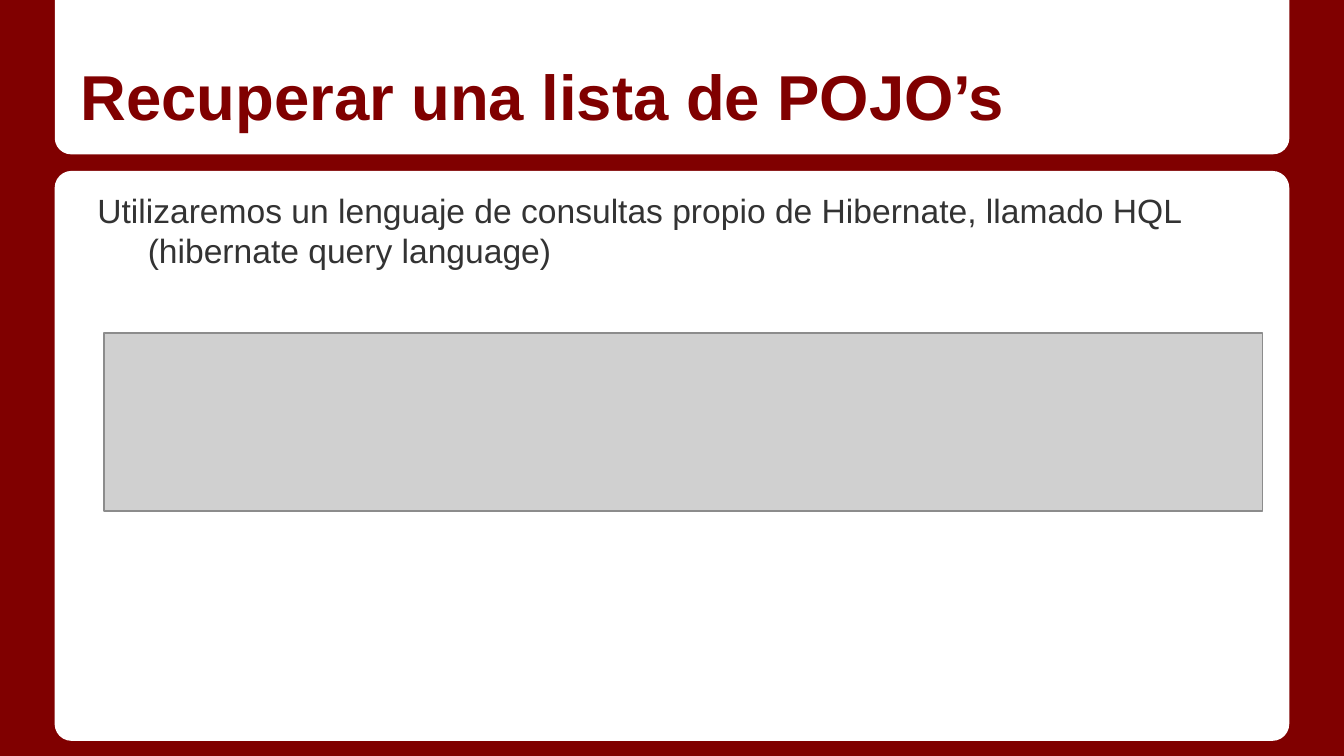
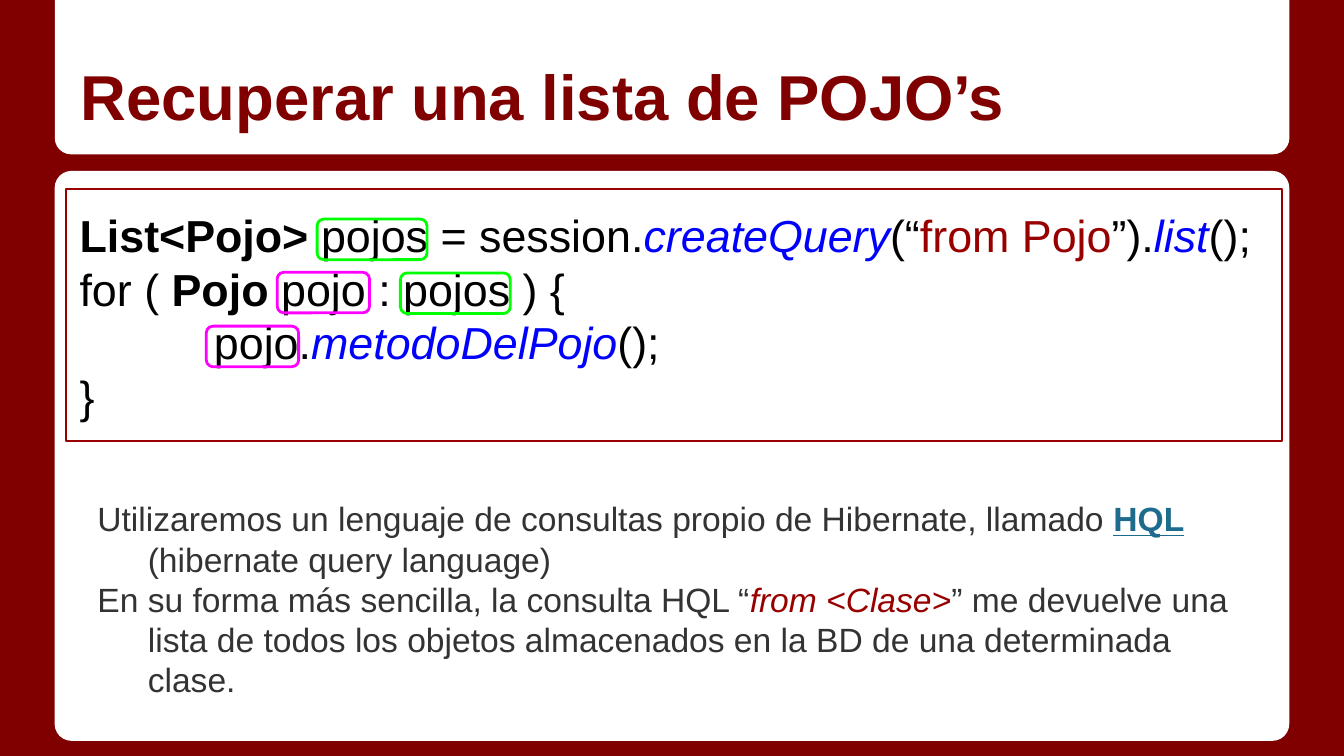
Before and after one commit to Gmuela/Apuntes, a slide deck: slide 11 of Servidor/Temas/2_1 - Persistencia con Hibernate.pptx (slide 10 before the commit). Drawn at 1344x756 pixels with LibreOffice and Linux fonts; fonts in the diff are those of the drawing; grey boxes stand for pictures. Boxes give left, top, right and bottom in pixels: in the first picture for what was removed or moved away, otherwise in the second. Text is boxed around its words. In the diff, an @@ line names an element or a change of style, - is before the commit and + after.

```diff
--- a/Servidor/Temas/2_1 - Persistencia con Hibernate.pptx
+++ b/Servidor/Temas/2_1 - Persistencia con Hibernate.pptx
@@ rectangle added at (x1=66, y1=190, x2=1282, y2=441), outline #980000 0.75 pt, 24 pt, text #000000 @@
+List<Pojo> pojos = session.createQuery(“from Pojo”).list();
+for ( Pojo pojo : pojos ) {
+pojo.metodoDelPojo();
+}
@@ text removed at (x1=97, y1=198, x2=1182, y2=269) @@
-Utilizaremos un lenguaje de consultas propio de Hibernate, llamado HQL (hibernate query language)
@@ rounded rectangle added at (x1=317, y1=219, x2=427, y2=259), outline #00FF00 1.5 pt @@
@@ rounded rectangle added at (x1=277, y1=273, x2=370, y2=313), outline #FF00FF 1.5 pt @@
@@ rounded rectangle added at (x1=401, y1=273, x2=511, y2=313), outline #00FF00 1.5 pt @@
@@ rounded rectangle added at (x1=207, y1=327, x2=300, y2=367), outline #FF00FF 1.5 pt @@
@@ picture removed at (x1=103, y1=333, x2=1262, y2=511) @@
@@ text added at (x1=97, y1=506, x2=1228, y2=693), 18 pt, text #333333 @@
+Utilizaremos un lenguaje de consultas propio de Hibernate, llamado HQL (hibernate query language)
+En su forma más sencilla, la consulta HQL “from <Clase>” me devuelve una lista de todos los objetos almacenados en la BD de una determinada clase.
```
Also in this commit, not shown: 5 other slides changed, 2 slides added, 1 other file.
